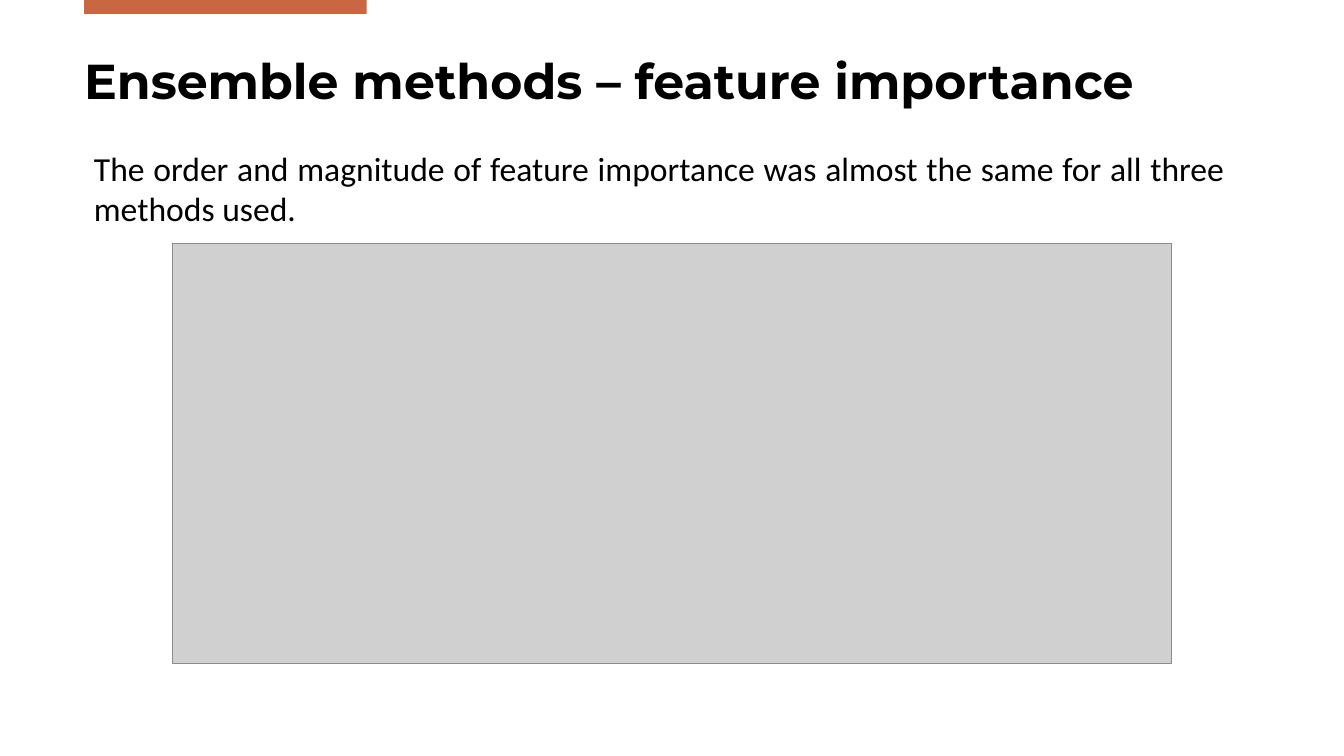
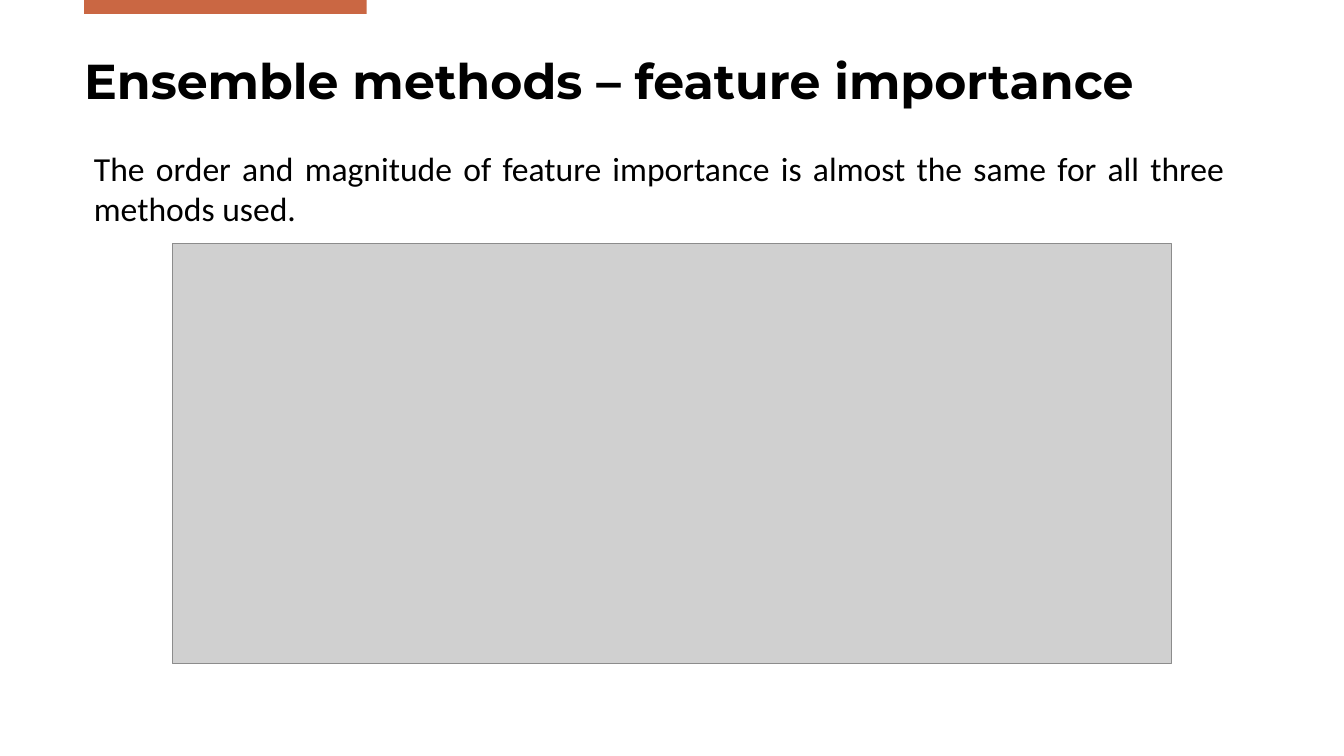
Before and after one commit to DanieleGotti/Food_Delivery_Time_Prediction, a slide deck: slide 40 of Presentation_Gotti_Mazzoleni.pptx. Drawn at 1344x756 pixels with LibreOffice and Linux fonts; fonts in the diff are those of the drawing; grey boxes stand for pictures; background and template pictures are left out. Boxes give left, top, right and bottom in pixels: in the first picture for what was removed or moved away, otherwise in the second. Text is boxed around its words. In the diff, an @@ line names an element or a change of style, - is before the commit and + after.

```diff
--- a/Presentation_Gotti_Mazzoleni.pptx
+++ b/Presentation_Gotti_Mazzoleni.pptx
@@ text at bbox=[94, 157, 1224, 222]: text changed @@
-The order and magnitude of feature importance was almost the same for all three methods used.
+The order and magnitude of feature importance is almost the same for all three methods used.
```
Also in this commit, not shown: 5 other slides changed, 1 slide added.
